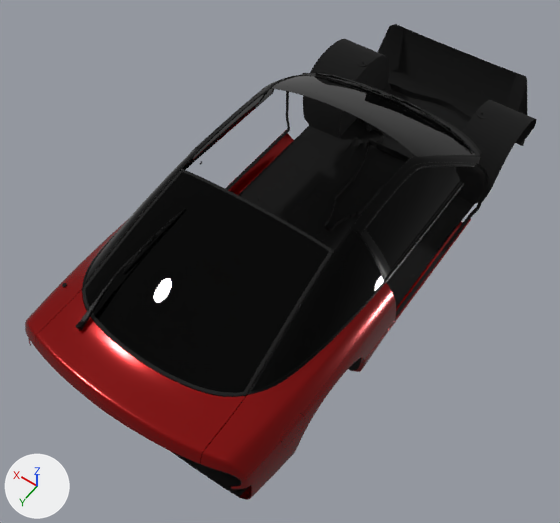
Renders of the glTF model content/cars/nissan_rs13/chassis.glb from each side of a commit.
Camera for both pictures: a 50 mm lens placed at (-1.83, 3.19, 4.29), pointed at (0.01, 0.62, 0.25). Arrows for +X, +Y and +Z are at lower left; the lights stay in place. Where no turn or scale is listed for an object, it has been applied to the vertices.

Objects in the first picture: 'Body', 'Plastic', 'Rubber', 'Undercarriage', 'Windows', 'Wipers'.
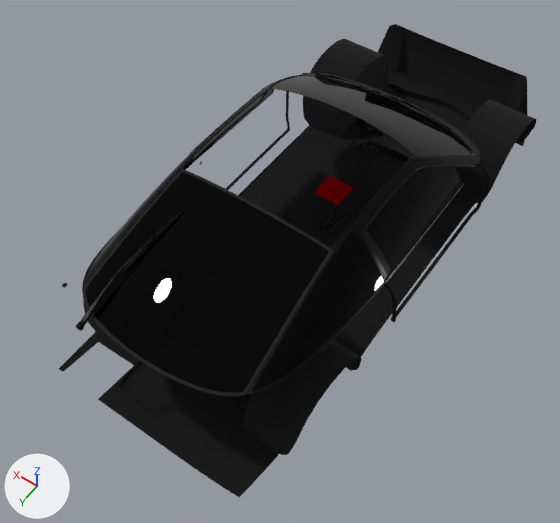
Where the change shows, as pixel boxes (x1, y1, x2, y2) in the pictures (560 x 523 px):
'Body', deleted
    before: (25, 129, 471, 500)
'Plane', added (red)
    after: (313, 176, 353, 205)

What changed in the scene script:
```text
Add me_plane:
    me_plane.from_pydata([(-0.1, -0.1, 0.0), (0.1, -0.1, 0.0), (-0.1, 0.1, 0.0), (0.1, 0.1, 0.0)], [], [(0, 1, 3), (0, 3, 2)])
    me_plane.materials.append(mat_paint)
Remove ob_body:
    ob_body = bpy.data.objects.new('Body', me_body)
    ob_body.location = (0.0, 0.0, 0.015)
Add ob_plane:
    ob_plane = bpy.data.objects.new('Plane', me_plane)
    ob_plane.location = (0.0, 0.0, 0.4)
```
